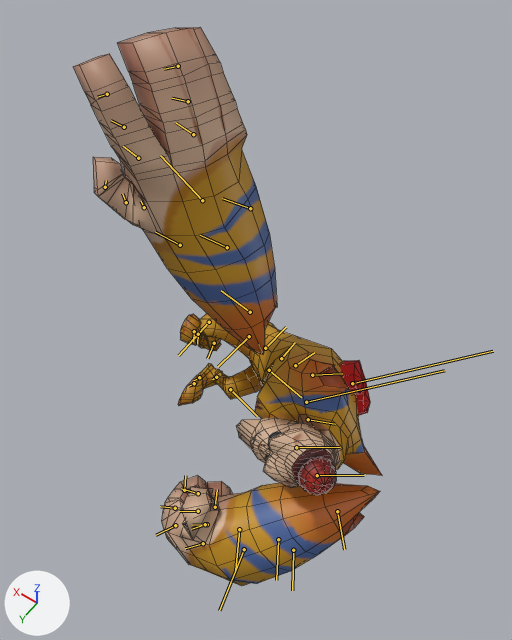
An edit to the FBX model Assets/Animations/Gorilla/Attacks/Hit/Wall/Gorille_FrappeMur_R.fbx, drawn before and after from the same camera.
One viewpoint serves both versions: a camera (50 mm lens) standing at (-2.73, 3.94, 7.79) and looking at (-0.17, 0.37, 2.17). The axes (+X, +Y, +Z) are drawn at lower left. The lights are the same throughout. Both versions are drawn at frame 38 of the action 'Take 001'; the numbers are the values there. The bones that bend it are drawn over the model as lines. Mesh edges are drawn as thin lines.

The first picture shows 'Gorille_MESH'.
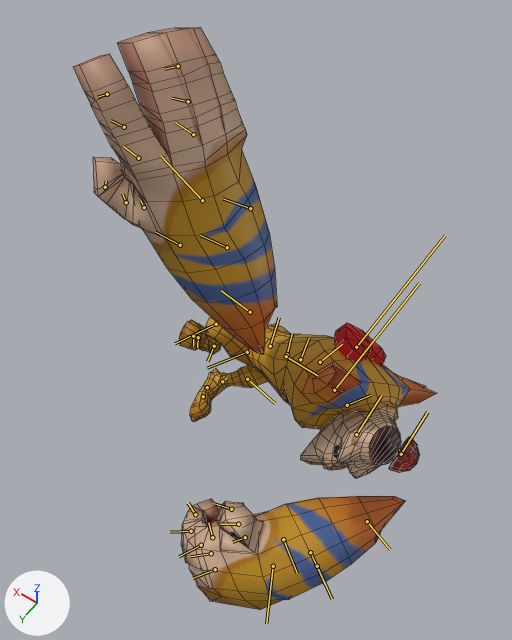
Boxes [x1, y1, x2, y2] around the edits, measured in the pictures (512 x 640 px):
'Gorille_MESH', posed (18% wider)
    before: [73, 27, 382, 586]
    after: [73, 27, 437, 610]
bone 'Root_J', root to tip
    before: (281, 358) to (295, 342)
    after: (287, 354) to (292, 333)
bone 'Spine01_J', root to tip
    before: (295, 365) to (314, 352)
    after: (300, 359) to (309, 338)
bone 'Spine02_J', root to tip
    before: (312, 375) to (342, 373)
    after: (320, 362) to (342, 344)
bone 'Chest_J', root to tip
    before: (306, 402) to (444, 370)
    after: (334, 390) to (419, 283)
bone 'L_Arm02_J', root to tip
    before: (278, 539) to (276, 580)
    after: (310, 552) to (325, 585)
bone 'Head_J', root to tip
    before: (296, 447) to (340, 447)
    after: (356, 434) to (381, 395)
bone 'Brain_J', root to tip
    before: (317, 475) to (364, 475)
    after: (401, 454) to (427, 412)
bone 'R_Hip_J', root to tip
    before: (249, 336) to (218, 366)
    after: (247, 352) to (207, 368)
bone 'R_Knee_J', root to tip
    before: (209, 322) to (178, 355)
    after: (216, 324) to (175, 343)
bone 'R_Ankle_J', root to tip
    before: (214, 343) to (207, 358)
    after: (214, 346) to (207, 361)
bone 'L_Hip_J', root to tip
    before: (269, 370) to (301, 397)
    after: (286, 356) to (317, 375)
bone 'L_Knee_J', root to tip
    before: (230, 389) to (257, 416)
    after: (247, 379) to (275, 403)
bone 'L_Ankle_J', root to tip
    before: (216, 377) to (212, 379)
    after: (222, 381) to (226, 378)

The edits, one by one:
Bone 'Root_J' (bone_root_j) moves from (-11.0, -27.0, 1.0) to (-5.0, -28.0, -4.0).
Bone 'Root_J' (bone_root_j) turns from (-89, -32, -20) to (-59, -29, -13) degrees about its own x, y and z.
Bone 'Spine01_J' (bone_spine01_j) turns from (0, 0, -20) to (2, 4, -9) degrees about its own x, y and z.
Bone 'Spine02_J' (bone_spine02_j) turns from (1, -2, -32) to (1, -1, -25) degrees about its own x, y and z.
Bone 'Chest_J' (bone_chest_j) turns from (-3, -4, -28) to (-3, -4, -27) degrees about its own x, y and z.
Bone 'R_Arm02_J' (bone_r_arm02_j) moves from (33.0, 26.0, -54.0) to (73.0, 60.0, 57.0).
Bone 'R_Arm02_J' (bone_r_arm02_j) turns from (-24, 8, -5) to (-11, 48, -17) degrees about its own x, y and z.
Bone 'L_Arm02_J' (bone_l_arm02_j) moves from (-99.0, 37.0, 149.0) to (-147.0, 9.0, 270.0).
Bone 'L_Arm02_J' (bone_l_arm02_j) turns from (39, -62, -34) to (-16, -133, 33) degrees about its own x, y and z.
Bone 'Head_J' (bone_head_j) moves from (1.0, -2.0, -5.0) to (-1.0, -1.0, -4.0).
Bone 'Head_J' (bone_head_j) turns from (-36, -12, 5) to (-27, -9, 8) degrees about its own x, y and z.
Bone 'Brain_J' (bone_brain_j) moves from (4.0, -1.0, 0.0) to (8.0, 1.0, -6.0).
Bone 'Brain_J' (bone_brain_j) turns from (0, 0, -2) to (4, 35, 0) degrees about its own x, y and z.
Bone 'R_Hip_J' (bone_r_hip_j) turns from (-10, 40, 28) to (63, 52, 106) degrees about its own x, y and z.
Bone 'R_Knee_J' (bone_r_knee_j) turns from (0, 51, -25) to (0, 54, -27) degrees about its own x, y and z.
Bone 'R_Ankle_J' (bone_r_ankle_j) turns from (-7, -45, -16) to (-20, -30, 7) degrees about its own x, y and z.
Bone 'L_Hip_J' (bone_l_hip_j) turns from (45, -26, -34) to (71, -36, -65) degrees about its own x, y and z.
Bone 'L_Knee_J' (bone_l_knee_j) turns from (0, 22, -11) to (0, -1, 2) degrees about its own x, y and z.
Bone 'L_Ankle_J' (bone_l_ankle_j) turns from (50, -4, 3) to (67, 37, -26) degrees about its own x, y and z.
